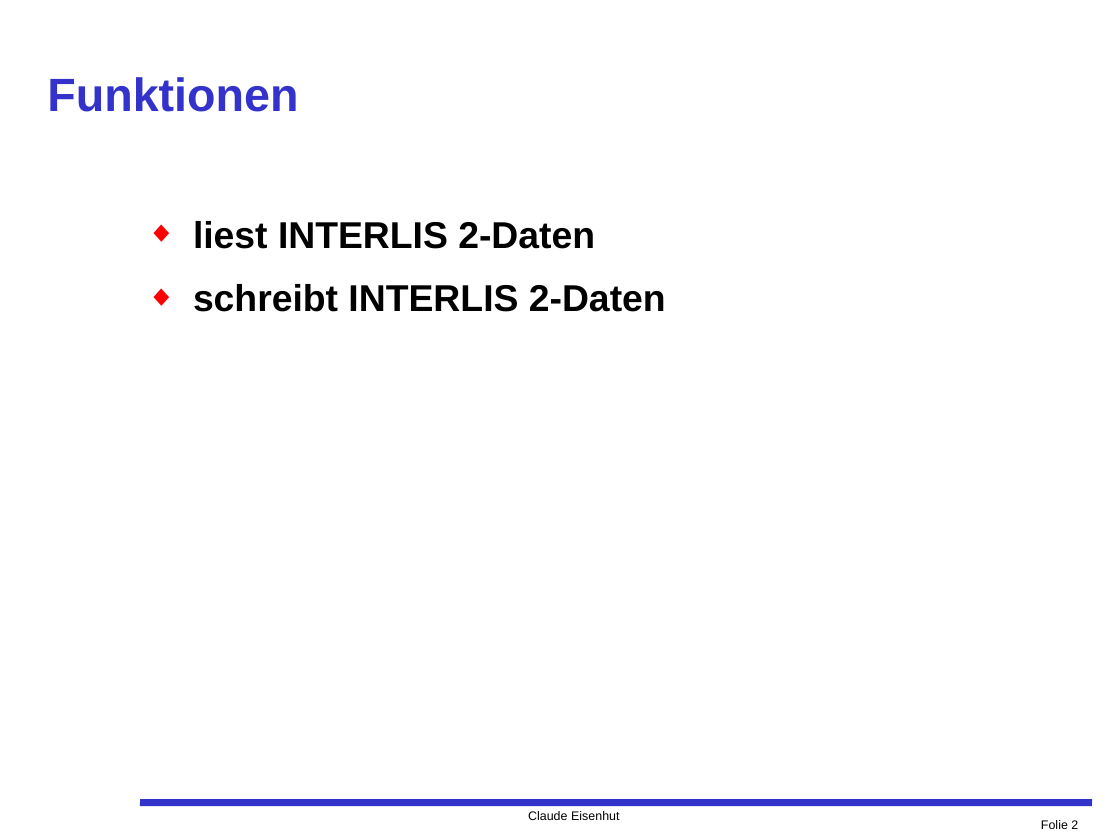
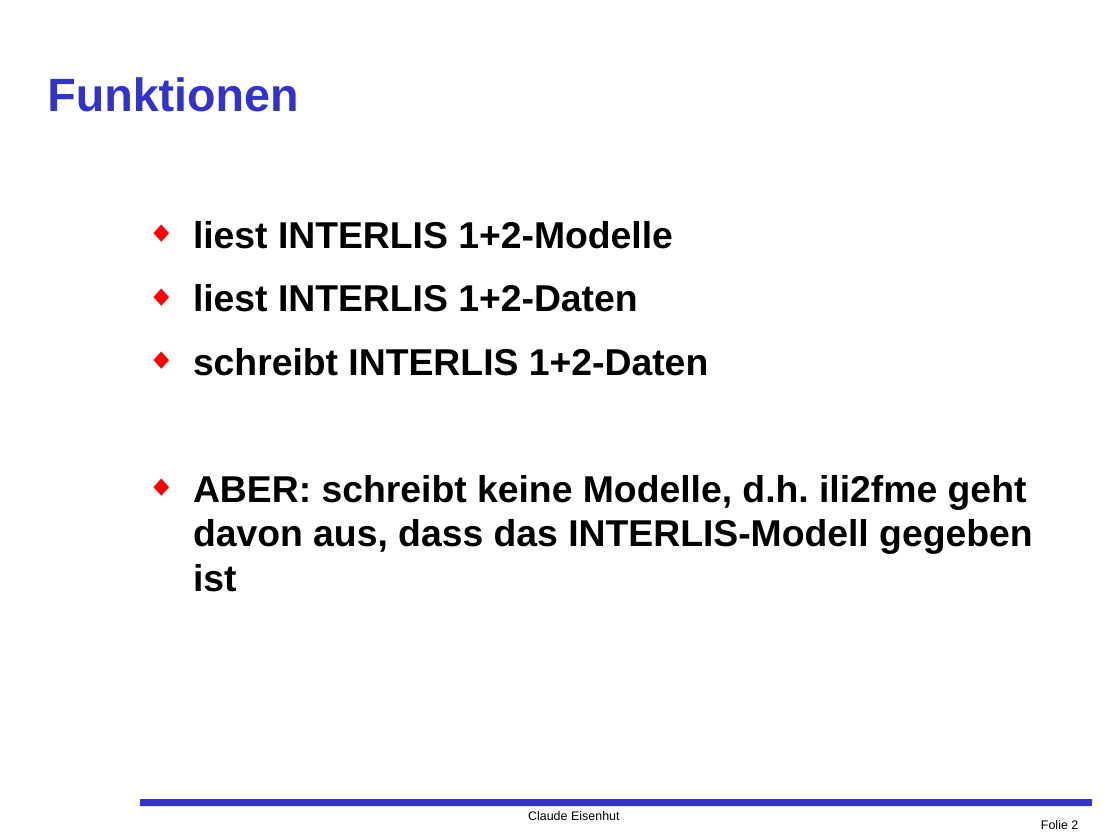
Before and after one commit to claeis/ili2fme, a slide deck: slide 2 of docs/usr/FME-Modul.ppt. Drawn at 1120x840 pixels with LibreOffice and Linux fonts; fonts in the diff are those of the drawing. Boxes give left, top, right and bottom in pixels: in the first picture for what was removed or moved away, otherwise in the second. Text is boxed around its words. In the diff, an @@ line names an element or a change of style, - is before the commit and + after.

```diff
--- a/docs/usr/FME-Modul.ppt
+++ b/docs/usr/FME-Modul.ppt
@@ text at [193, 221, 1032, 592]: text changed @@
-◆ liest INTERLIS 2-Daten
-◆ schreibt INTERLIS 2-Daten
+◆ liest INTERLIS 1+2-Modelle
+◆ liest INTERLIS 1+2-Daten
+◆ schreibt INTERLIS 1+2-Daten
+◆ ABER: schreibt keine Modelle, d.h. ili2fme geht davon aus, dass das INTERLIS-Modell gegeben ist
```
Also in this commit, not shown: 5 other slides changed, 7 other files.
